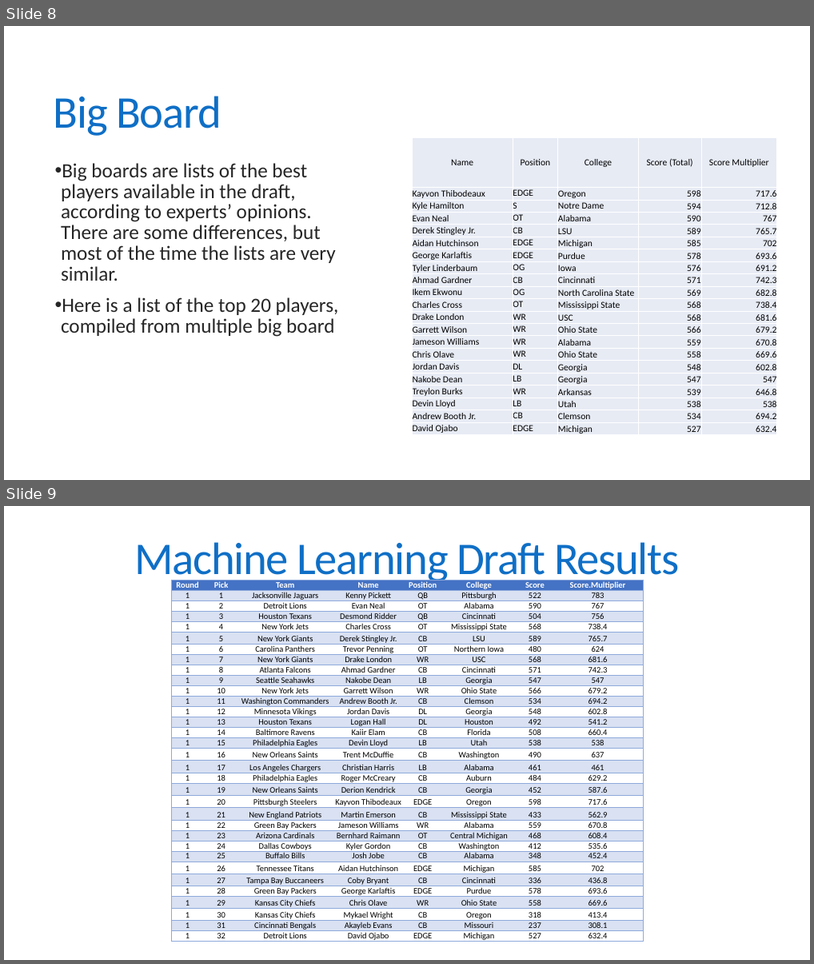
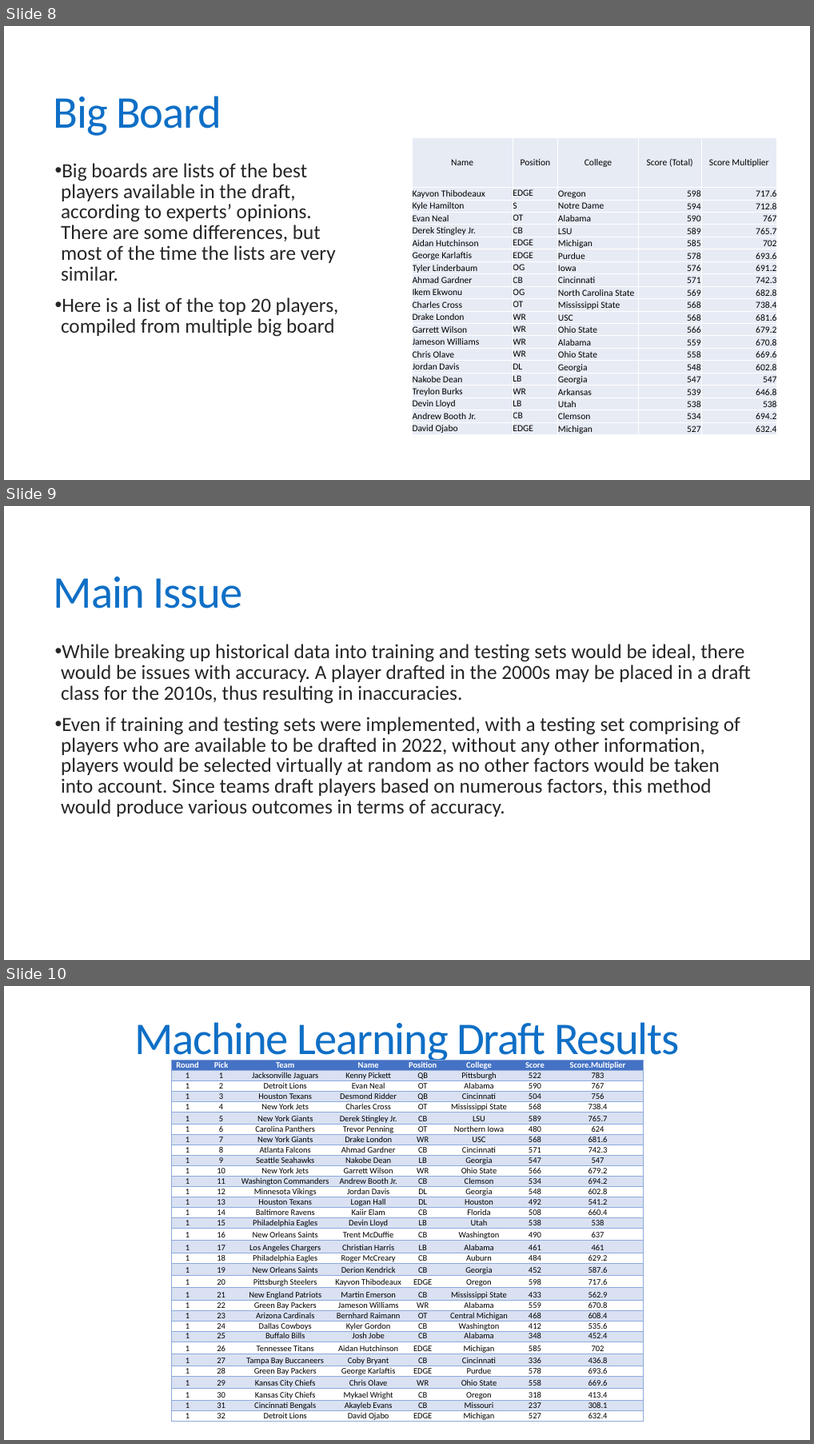
Before and after one commit to zpborromeo/NFL-Mock-Draft, a slide deck: NFL Mock Draft Predictor.pptx. Shown one above the other, each under a label of ours: slides 8 and 9 before the commit, slides 8, 9 and 10 after it. The pictures are 814x964 and 814x1444 pixels, drawn with LibreOffice and Linux fonts; fonts in the diff are those of the drawing. Boxes give left, top, right and bottom in pixels: in the first picture for what was removed or moved away, otherwise in the second. Text is boxed around its words. In the diff, an @@ line names an element or a change of style, - is before the commit and + after.

Commit message:
Updated PPT file

```diff
--- a/NFL Mock Draft Predictor.pptx
+++ b/NFL Mock Draft Predictor.pptx
@@ slide 9 added at bbox=[4, 506, 810, 960], background #FFFFFF @@
@@ title added at bbox=[54, 576, 243, 608], 54 pt, text #0F6FC6 @@
+Main Issue
@@ text added at bbox=[61, 644, 751, 816], 24 pt, text #262626 @@
+• While breaking up historical data into training and testing sets would be ideal, there would be issues with accuracy. A player drafted in the 2000s may be placed in a draft class for the 2010s, thus resulting in inaccuracies.
+• Even if training and testing sets were implemented, with a testing set comprising of players who are available to be drafted in 2022, without any other information, players would be selected virtually at random as no other factors would be taken into account. Since teams draft players based on numerous factors, this method would produce various outcomes in terms of accuracy.
@@ what was slide 9 is now slide 10 @@
```
